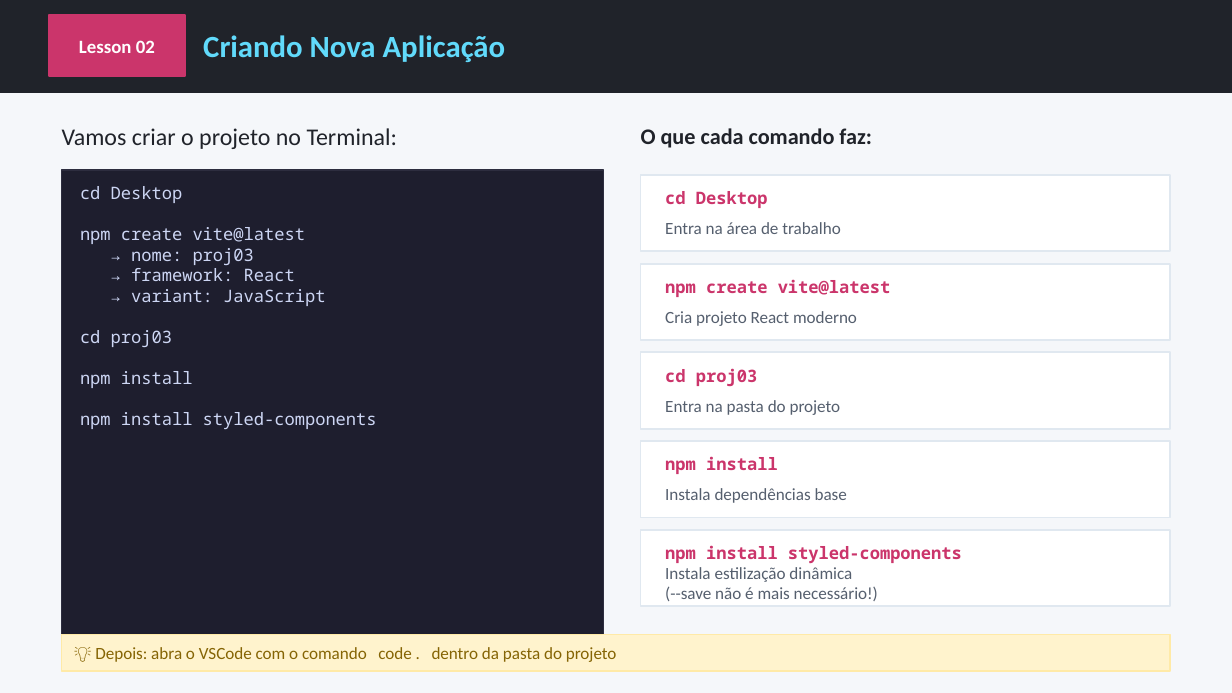
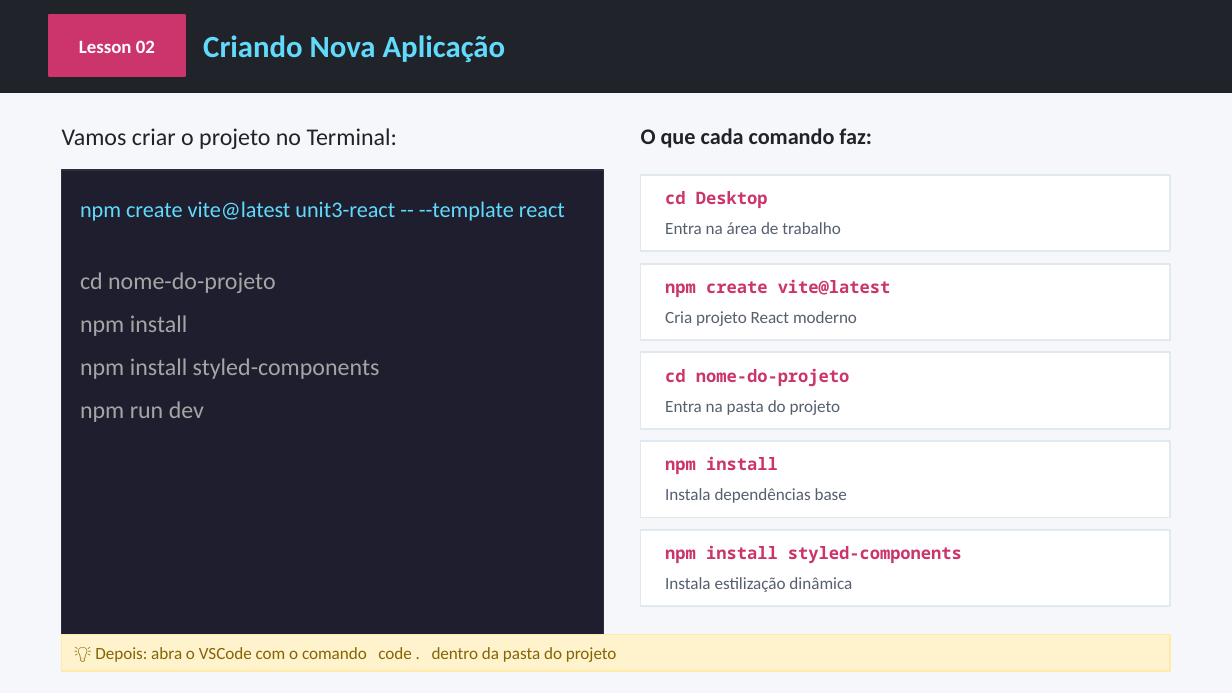
Before and after one commit to AlunosSuper/aula3React, a slide deck: slide 4 of react-aula3.pptx (slide 3 before the commit). Drawn at 1232x693 pixels with LibreOffice and Linux fonts; fonts in the diff are those of the drawing. Boxes give left, top, right and bottom in pixels: in the first picture for what was removed or moved away, otherwise in the second. Text is boxed around its words. In the diff, an @@ line names an element or a change of style, - is before the commit and + after.

```diff
--- a/react-aula3.pptx
+++ b/react-aula3.pptx
@@ text at [80,201,565,293]: text changed; size 10 to 13 pt; font Noto Sans Mono to Calibri; text colour #CDD6F4 to #61DAFB @@
-cd Desktop
-npm create vite@latest
-→ nome: proj03
-→ framework: React
-→ variant: JavaScript
-cd proj03
+npm create vite@latest unit3-react -- --template react
+cd nome-do-projeto
@@ text at [80,315,380,379]: size 10 to 14 pt, font Noto Sans Mono to Calibri, text colour #CDD6F4 to #A5A5A5 in "npm install", "npm install styled-components"; line spacing 1 to 1.5 @@
@@ text at [665,368,849,386]: text changed @@
-cd proj03
+cd nome-do-projeto
@@ text at [80,401,204,422]: paragraph added @@
+npm run dev
@@ text at [665,586,878,601]: paragraph removed @@
-(--save não é mais necessário!)
```
Also in this commit, not shown: 11 other slides changed, 1 slide added, 8 other files.
